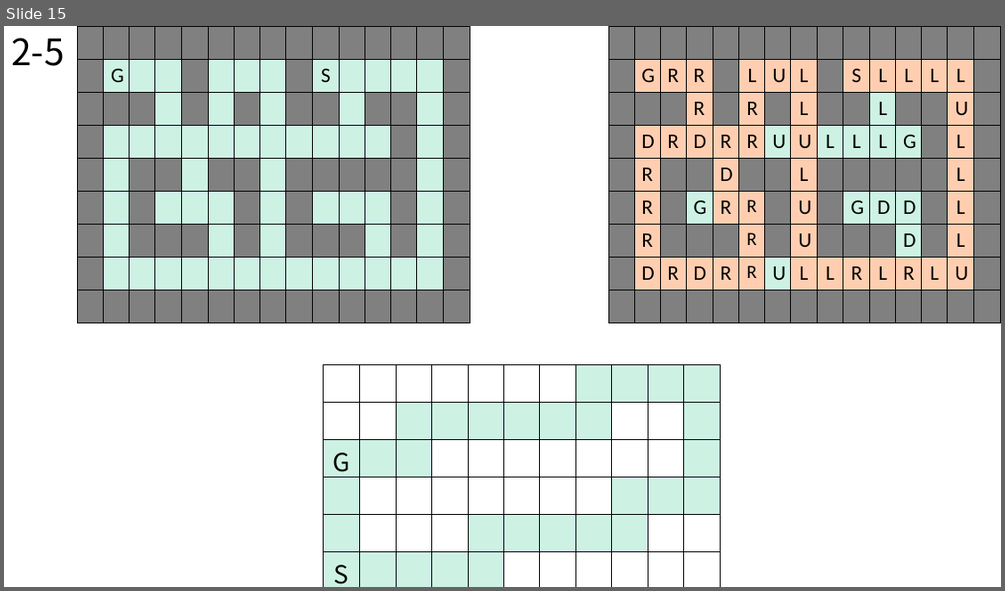
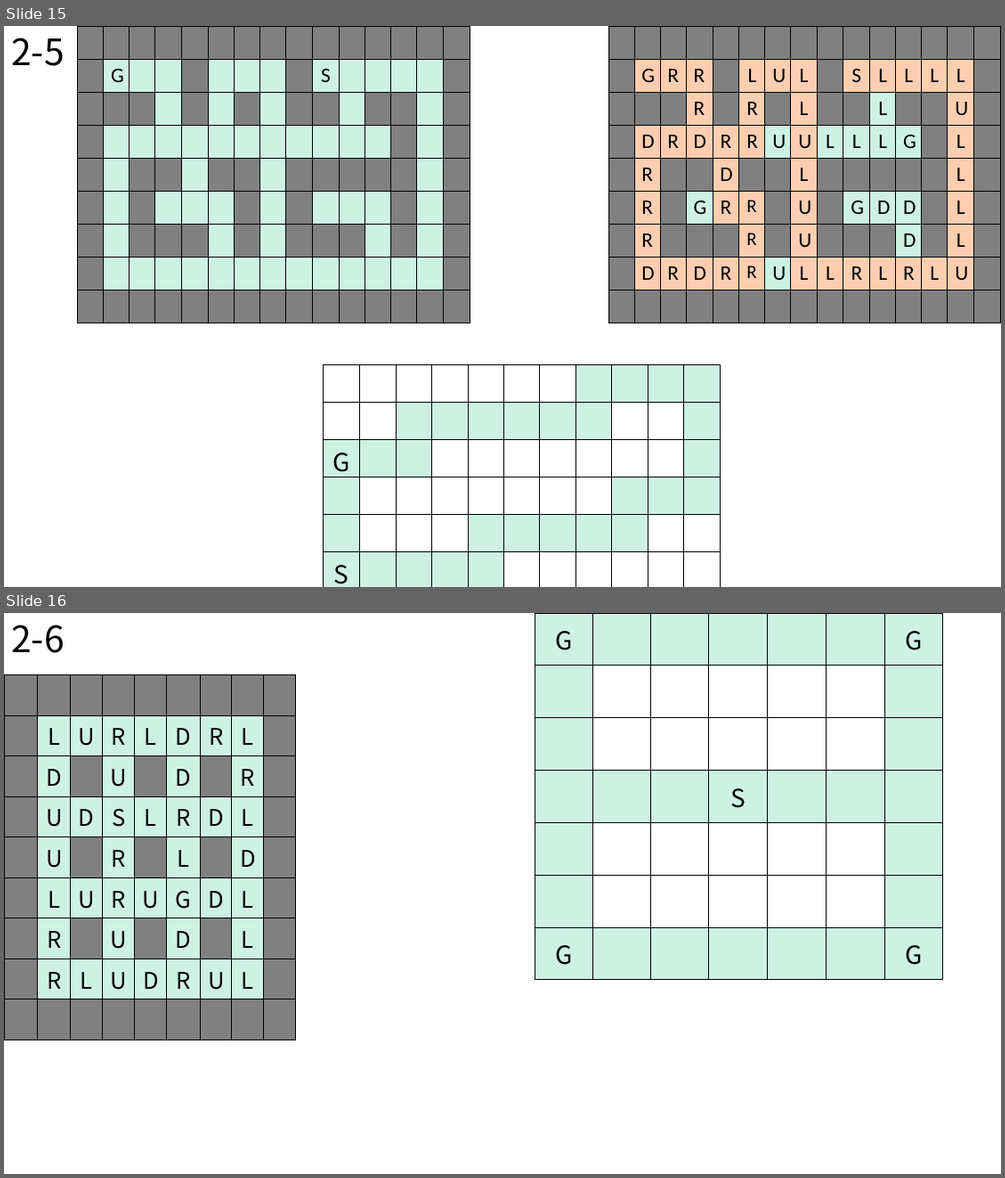
Before and after one commit to BSF0124/Brain-Control, a slide deck: etc/레벨디자인.pptx. Shown one above the other, each under a label of ours: slide 15 before the commit, slides 15 and 16 after it. The pictures are 1005x591 and 1005x1178 pixels, drawn with LibreOffice and Linux fonts; fonts in the diff are those of the drawing. Boxes give left, top, right and bottom in pixels: in the first picture for what was removed or moved away, otherwise in the second. Text is boxed around its words. In the diff, an @@ line names an element or a change of style, - is before the commit and + after.

```diff
--- a/etc/레벨디자인.pptx
+++ b/etc/레벨디자인.pptx
@@ slide 16 added at [4,613,1001,1174], background #FFFFFF @@
@@ text added at [11,625,65,653], 35 pt, text #000000 @@
+2-6
@@ table added at [535,613,945,980], 7 rows, 7 columns @@
+G |  |  |  |  |  | G
+ |  |  |  |  |  | 
+ |  |  |  |  |  | 
+ |  |  | S |  |  | 
+ |  |  |  |  |  | 
+ |  |  |  |  |  | 
+G |  |  |  |  |  | G
@@ table added at [4,675,297,993], 9 rows, 9 columns @@
+ |  |  |  |  |  |  |  | 
+ | L | U | R | L | D | R | L | 
+ | D |  | U |  | D |  | R | 
+ | U | D | S | L | R | D | L | 
+ | U |  | R |  | L |  | D | 
+ | L | U | R | U | G | D | L | 
+ | R |  | U |  | D |  | L | 
+ | R | L | U | D | R | U | L | 
+ |  |  |  |  |  |  |  | 
```
Also in this commit, not shown: 4 other files.
